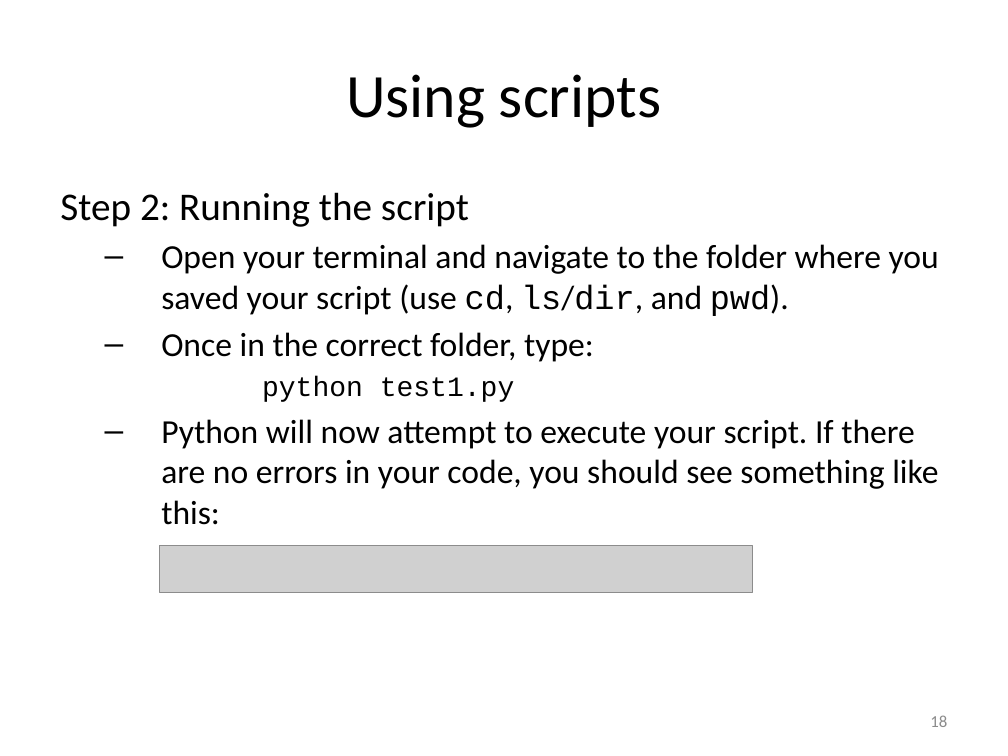
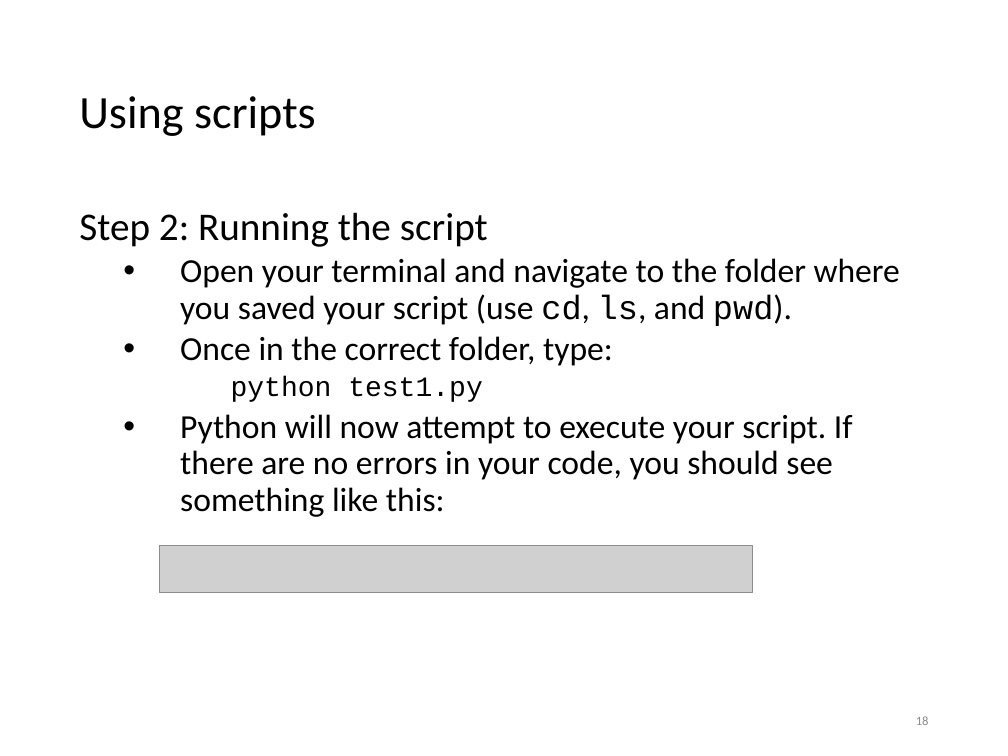
Before and after one commit to PennGCB/python_bootcamp, a slide deck: slide 18 of lab1/py27/lab1_introduction_to_python.pptx. Drawn at 1008x756 pixels with LibreOffice and Linux fonts; fonts in the diff are those of the drawing; grey boxes stand for pictures. Boxes give left, top, right and bottom in pixels: in the first picture for what was removed or moved away, otherwise in the second. Text is boxed around its words. In the diff, an @@ line names an element or a change of style, - is before the commit and + after.

```diff
--- a/lab1/py27/lab1_introduction_to_python.pptx
+++ b/lab1/py27/lab1_introduction_to_python.pptx
@@ title "Using scripts": place and size @@
-title "Using scripts" at bbox=[346, 74, 661, 128]
+title "Using scripts" at bbox=[79, 96, 316, 136]
@@ title "Using scripts" at bbox=[79, 96, 316, 136]: size 44 to 33 pt; alignment centre to left; line spacing 1 to 0.9 @@
@@ text "Step 2: Running the script": place and size @@
-text "Step 2: Running the script" at bbox=[60, 192, 939, 525]
+text "Step 2: Running the script" at bbox=[79, 212, 900, 517]
@@ text at bbox=[79, 212, 853, 517]: line spacing 1 to 0.9; more space between paragraphs; bullet – to •; less space between paragraphs @@
@@ text at bbox=[180, 258, 900, 326]: text changed @@
-  – Open your terminal and navigate to the folder where you saved your script (use cd, ls/dir, and pwd).
+  • Open your terminal and navigate to the folder where you saved your script (use cd, ls, and pwd).
@@ page number: place and size @@
-page number at bbox=[930, 715, 947, 727]
+page number at bbox=[916, 716, 929, 725]
@@ page number at bbox=[916, 716, 929, 725]: size 12 to 9 pt @@
```
Also in this commit, not shown: 64 other slides changed, 7 other files.
